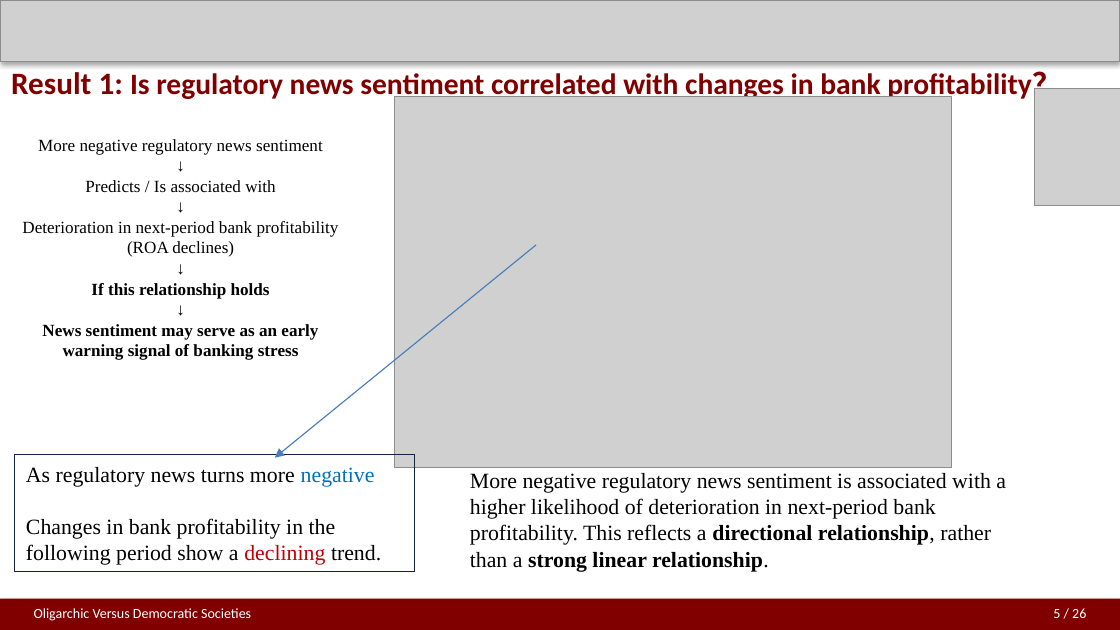
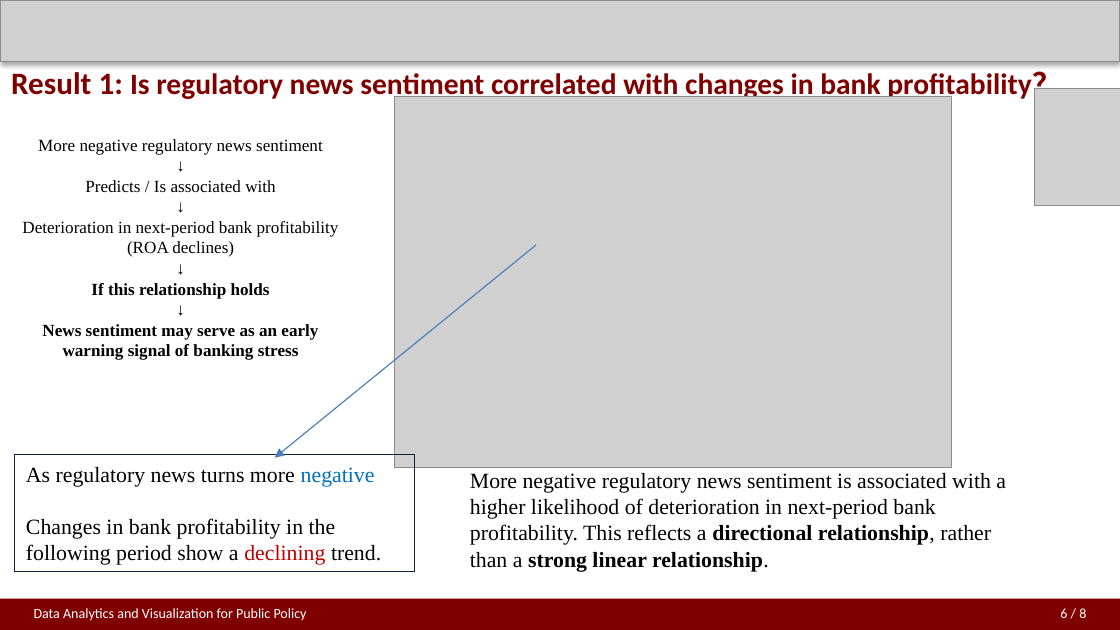
Before and after one commit to jiayuzhao05/Final-project-PPHA30538, a slide deck: slide 6 of final project w2.pptx. Drawn at 1120x630 pixels with LibreOffice and Linux fonts; fonts in the diff are those of the drawing; grey boxes stand for pictures. Boxes give left, top, right and bottom in pixels: in the first picture for what was removed or moved away, otherwise in the second. Text is boxed around its words. In the diff, an @@ line names an element or a change of style, - is before the commit and + after.

```diff
--- a/final project w2.pptx
+++ b/final project w2.pptx
@@ text removed at bbox=[34, 608, 251, 621] @@
-Oligarchic Versus Democratic Societies
@@ text added at bbox=[34, 608, 307, 621], 9 pt, text #FFFFFF @@
+Data Analytics and Visualization for Public Policy
@@ text at bbox=[1060, 608, 1086, 618]: text changed @@
-5 / 26
+6 / 8
```
Also in this commit, not shown: 7 other slides changed, 1 other file.
